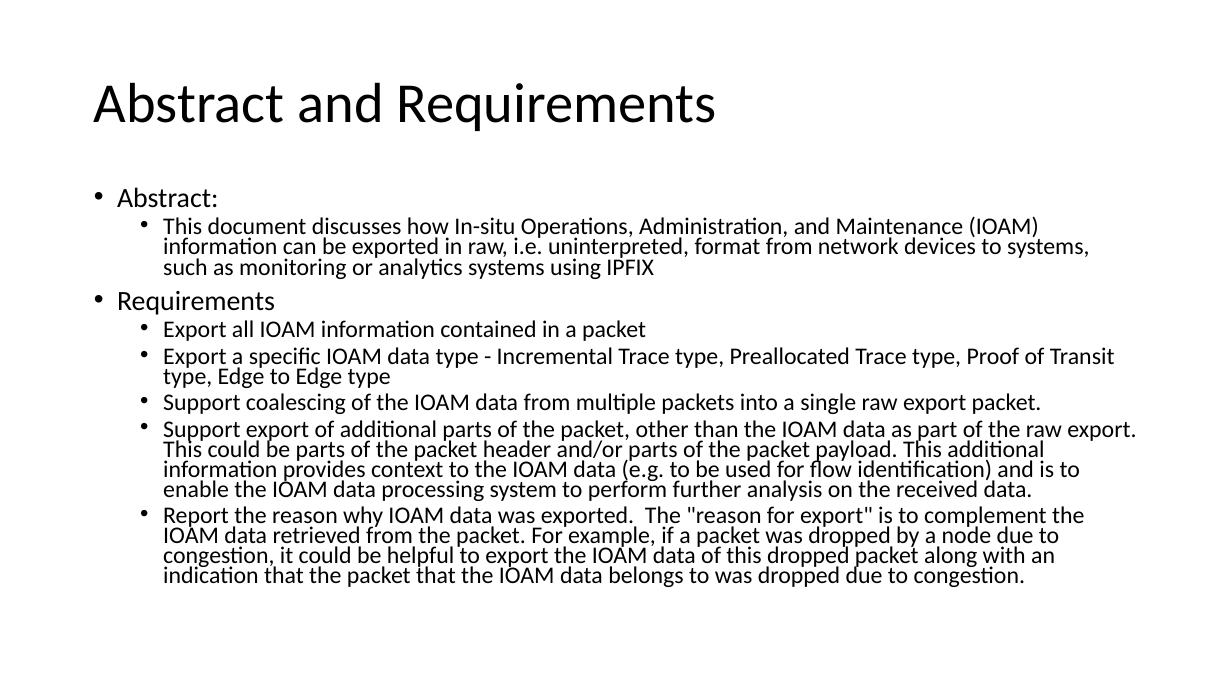
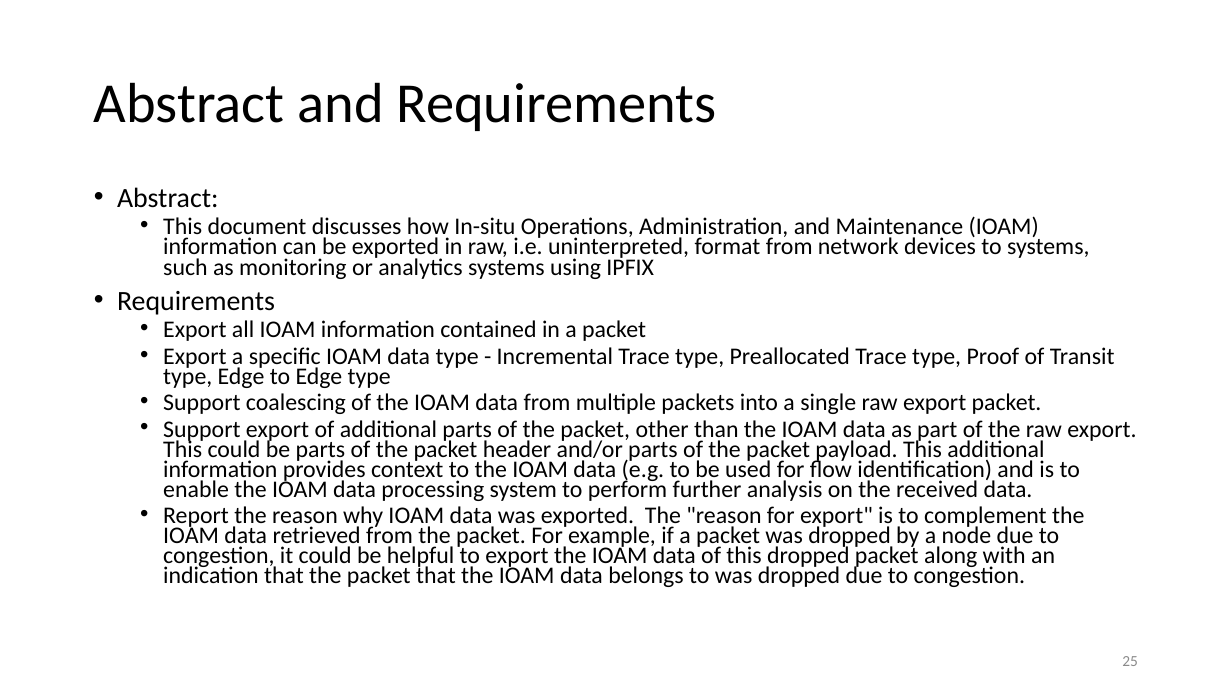
Before and after one commit to inband-oam/ietf, a slide deck: slide 25 of presentations/ioam-ippm-ietf102.pptx (slide 21 before the commit). Drawn at 1232x693 pixels with LibreOffice and Linux fonts; fonts in the diff are those of the drawing. Boxes give left, top, right and bottom in pixels: in the first picture for what was removed or moved away, otherwise in the second. Text is boxed around its words. In the diff, an @@ line names an element or a change of style, - is before the commit and + after.

```diff
--- a/presentations/ioam-ippm-ietf102.pptx
+++ b/presentations/ioam-ippm-ietf102.pptx
@@ page number added at box(1122, 656, 1138, 666), 12 pt, text #8C8C8C @@
+25
```
Also in this commit, not shown: 3 other slides changed, 4 slides added, 1 other file.
